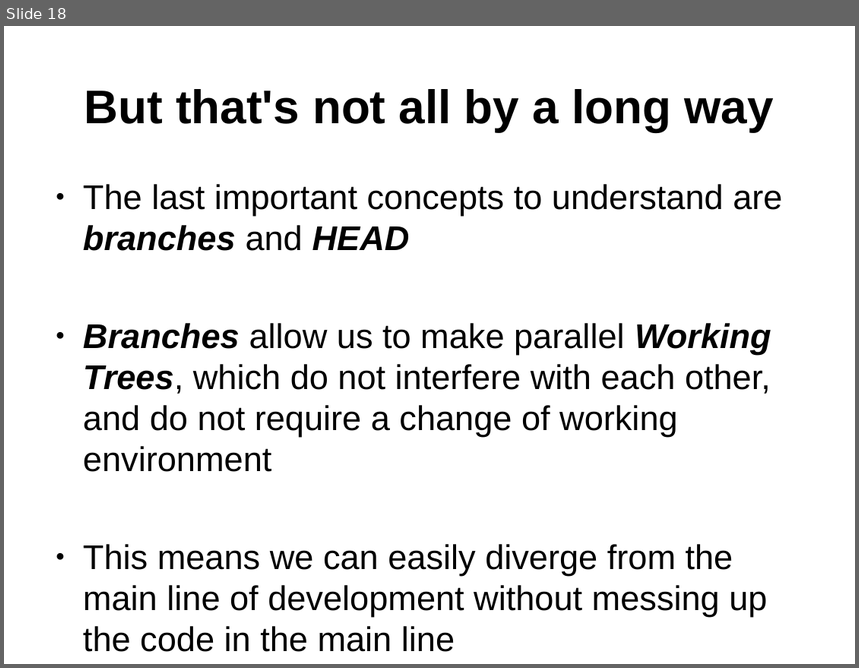
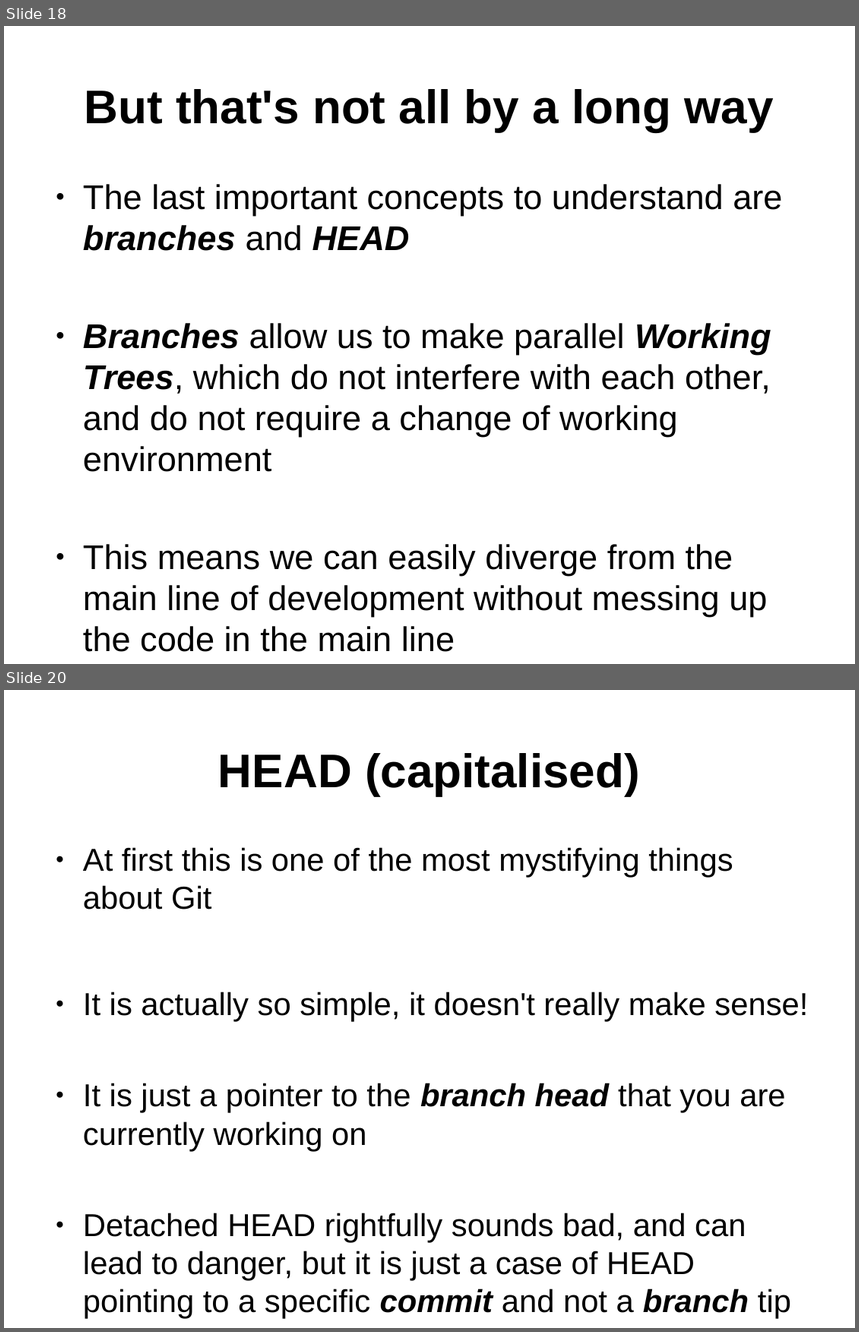
Before and after one commit to ifpingram/soslug, a slide deck: Understanding_Git_and_using_Github.odp. Shown one above the other, each under a label of ours: slide 18 before the commit, slides 18 and 20 after it; the slides between them are not shown. The pictures are 859x668 and 859x1332 pixels, drawn with LibreOffice and Linux fonts; fonts in the diff are those of the drawing. Boxes give left, top, right and bottom in pixels: in the first picture for what was removed or moved away, otherwise in the second. Text is boxed around its words. In the diff, an @@ line names an element or a change of style, - is before the commit and + after.

Commit message:
added branches + HEAD

```diff
--- a/Understanding_Git_and_using_Github.odp
+++ b/Understanding_Git_and_using_Github.odp
@@ slide 20 added at <box>4,690,855,1328</box>, background #FFFFFF @@
@@ title added at <box>218,753,640,796</box>, 44 pt, text #000000, bold @@
+HEAD (capitalised)
@@ text added at <box>83,847,808,1319</box>, 29.6 pt, text #000000 @@
+● At first this is one of the most mystifying things about Git
+● It is actually so simple, it doesn't really make sense!
+● It is just a pointer to the branch head that you are currently working on
+● Detached HEAD rightfully sounds bad, and can lead to danger, but it is just a case of HEAD pointing to a specific commit and not a branch tip
```
Also in this commit, not shown: 1 slide changed, 1 other slide added, 1 slide removed.
